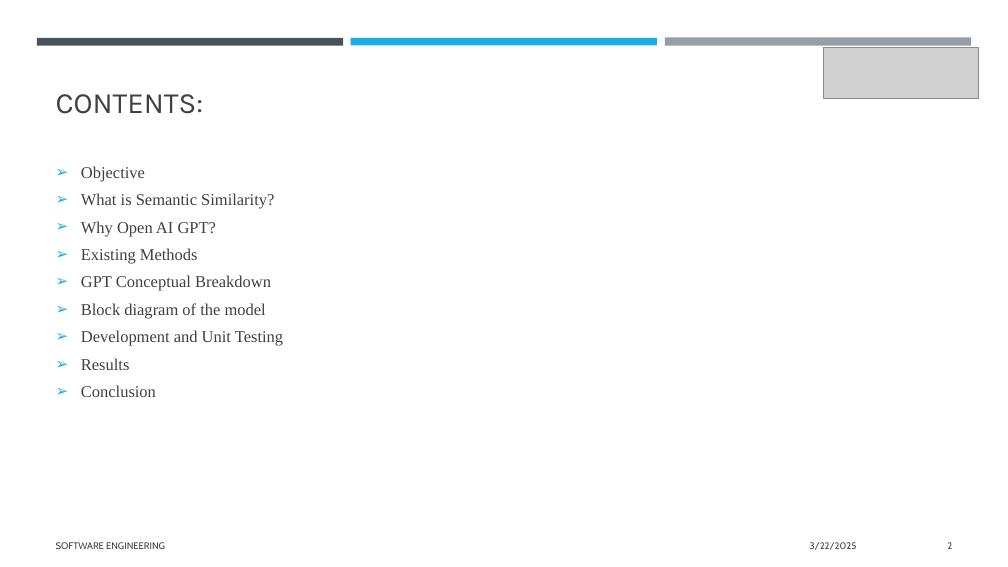
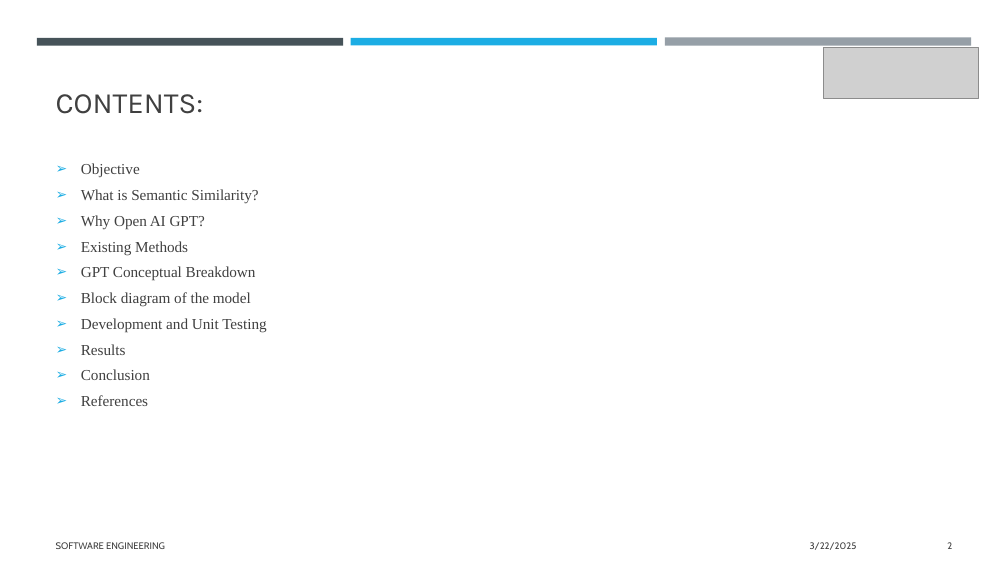
Before and after one commit to senthilmasters2024/Tech_Tweakers, a slide deck: slide 2 of SemanticAnalysisTextualData/SemanticAnalysisTextualData/Documentation/SemanticAnalysisTextualData.pptx. Drawn at 1008x567 pixels with LibreOffice and Linux fonts; fonts in the diff are those of the drawing; grey boxes stand for pictures. Boxes give left, top, right and bottom in pixels: in the first picture for what was removed or moved away, otherwise in the second. Text is boxed around its words. In the diff, an @@ line names an element or a change of style, - is before the commit and + after.

```diff
--- a/SemanticAnalysisTextualData/SemanticAnalysisTextualData/Documentation/SemanticAnalysisTextualData.pptx
+++ b/SemanticAnalysisTextualData/SemanticAnalysisTextualData/Documentation/SemanticAnalysisTextualData.pptx
@@ text at (x1=81, y1=163, x2=266, y2=380): size 15.7 to 14.4 pt @@
@@ text at (x1=81, y1=395, x2=148, y2=406): paragraph added @@
+➢ References
```
Also in this commit, not shown: 1 other slide changed, 1 slide added.
